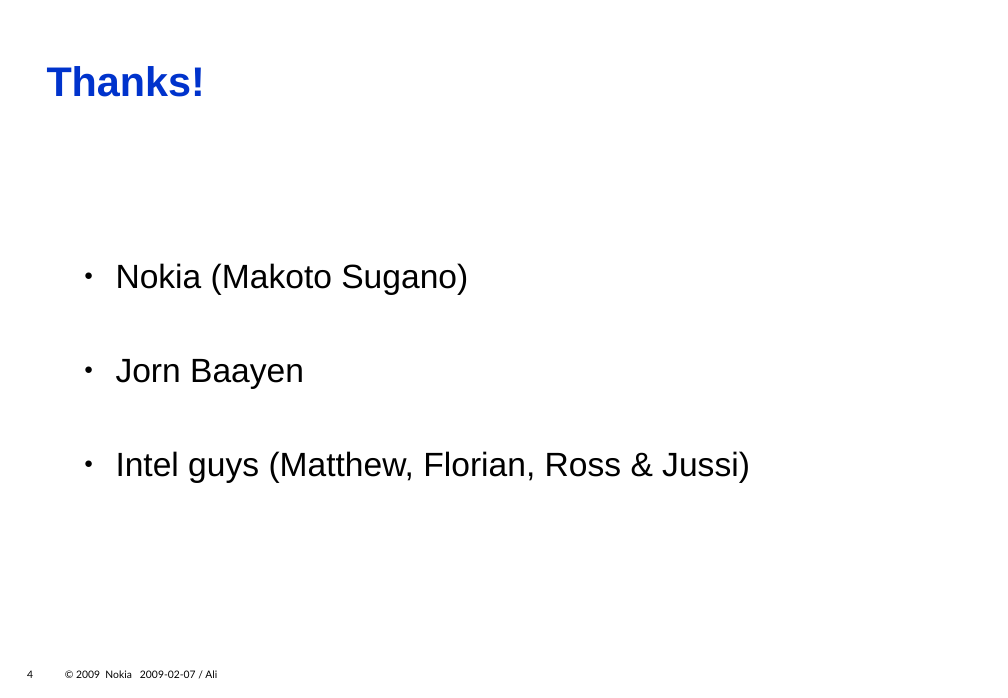
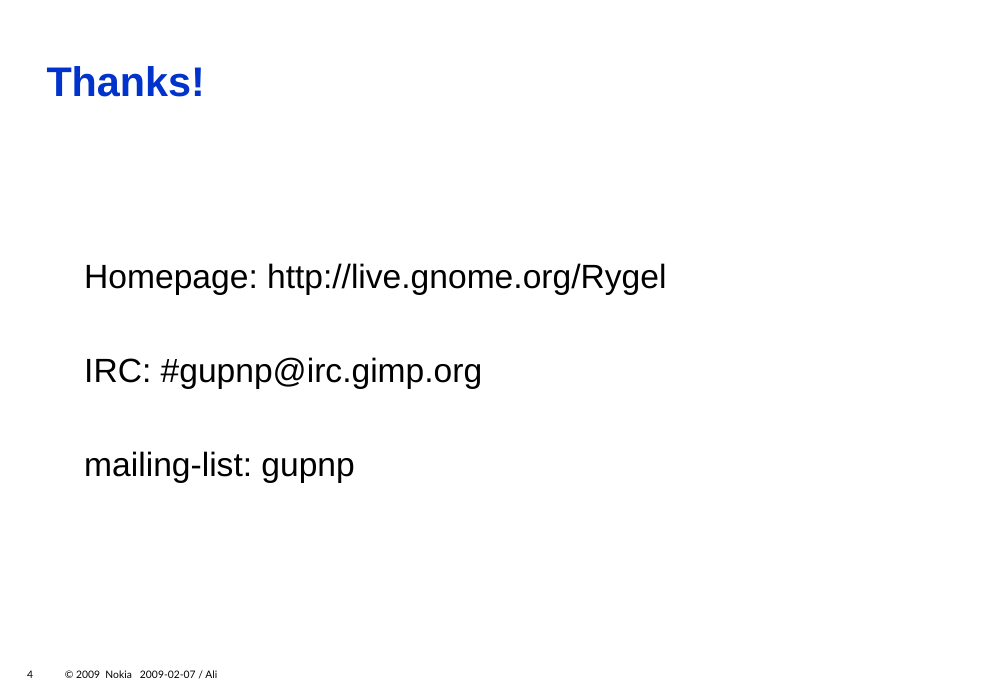
Before and after one commit to zeenix/rygel-presentation-2009, a slide deck: slide 4 of slides.odp. Drawn at 1008x698 pixels with LibreOffice and Linux fonts; fonts in the diff are those of the drawing; background and template pictures are left out. Boxes give left, top, right and bottom in pixels: in the first picture for what was removed or moved away, otherwise in the second. Text is boxed around its words. In the diff, an @@ line names an element or a change of style, - is before the commit and + after.

Commit message:
Remove names from Thanks slide and put useful info instead.
The list of names was getting too big. :)

```diff
--- a/slides.odp
+++ b/slides.odp
@@ text at [84,263,666,482]: text changed @@
-● Nokia (Makoto Sugano)
-● Jorn Baayen
-● Intel guys (Matthew, Florian, Ross & Jussi)
+Homepage: http://live.gnome.org/Rygel
+IRC: #gupnp@irc.gimp.org
+mailing-list: gupnp
```
